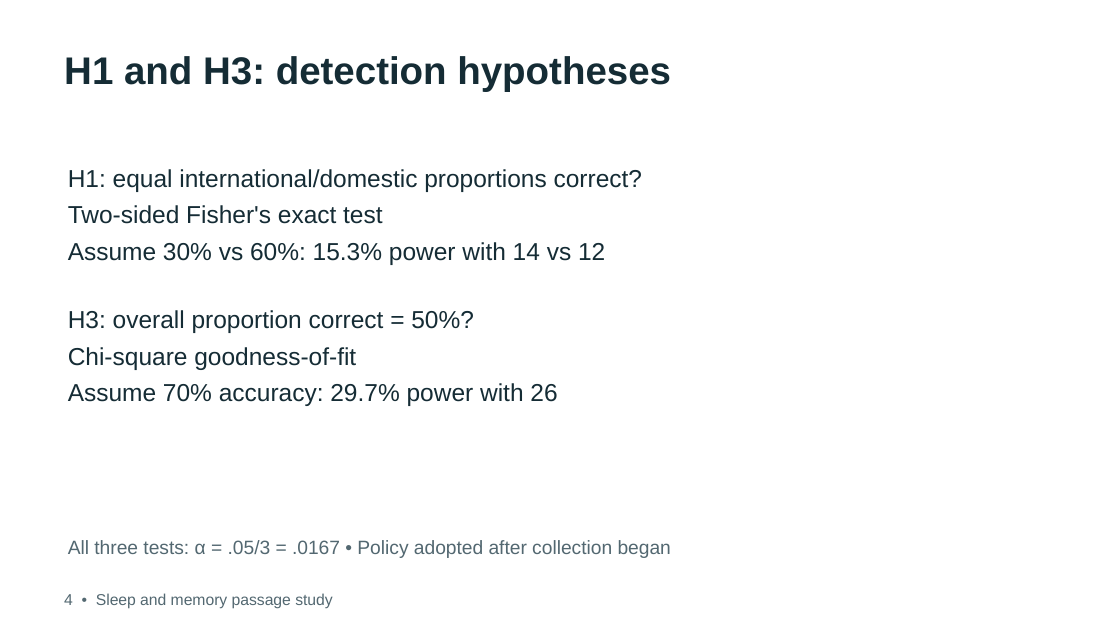
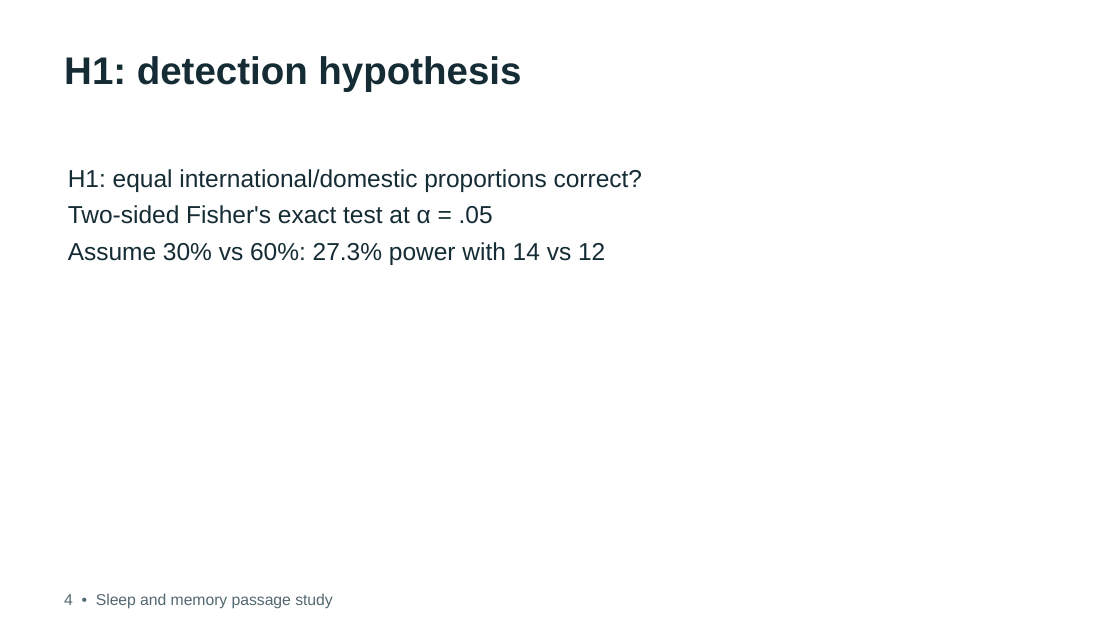
Before and after one commit to debshreechowdhury/sleep-memory-passage-study, a slide deck: slide 4 of presentation/design_detection.pptx. Drawn at 1120x630 pixels with LibreOffice and Linux fonts; fonts in the diff are those of the drawing. Boxes give left, top, right and bottom in pixels: in the first picture for what was removed or moved away, otherwise in the second. Text is boxed around its words. In the diff, an @@ line names an element or a change of style, - is before the commit and + after.

Commit message:
refactor: remove H3 and test H1 at .05 with H2 exploratory

```diff
--- a/presentation/design_detection.pptx
+++ b/presentation/design_detection.pptx
@@ text at bbox=[64, 56, 521, 92]: text changed @@
-H1 and H3: detection hypotheses
+H1: detection hypothesis
@@ text at bbox=[68, 205, 605, 265]: text changed @@
-Two-sided Fisher's exact test
-Assume 30% vs 60%: 15.3% power with 14 vs 12
-H3: overall proportion correct = 50%?
-Chi-square goodness-of-fit
-Assume 70% accuracy: 29.7% power with 26
+Two-sided Fisher's exact test at α = .05
+Assume 30% vs 60%: 27.3% power with 14 vs 12
@@ text removed at bbox=[68, 540, 671, 558] @@
-All three tests: α = .05/3 = .0167 • Policy adopted after collection began
```
Also in this commit, not shown: 2 other slides changed, 1 slide removed, 52 other files.
